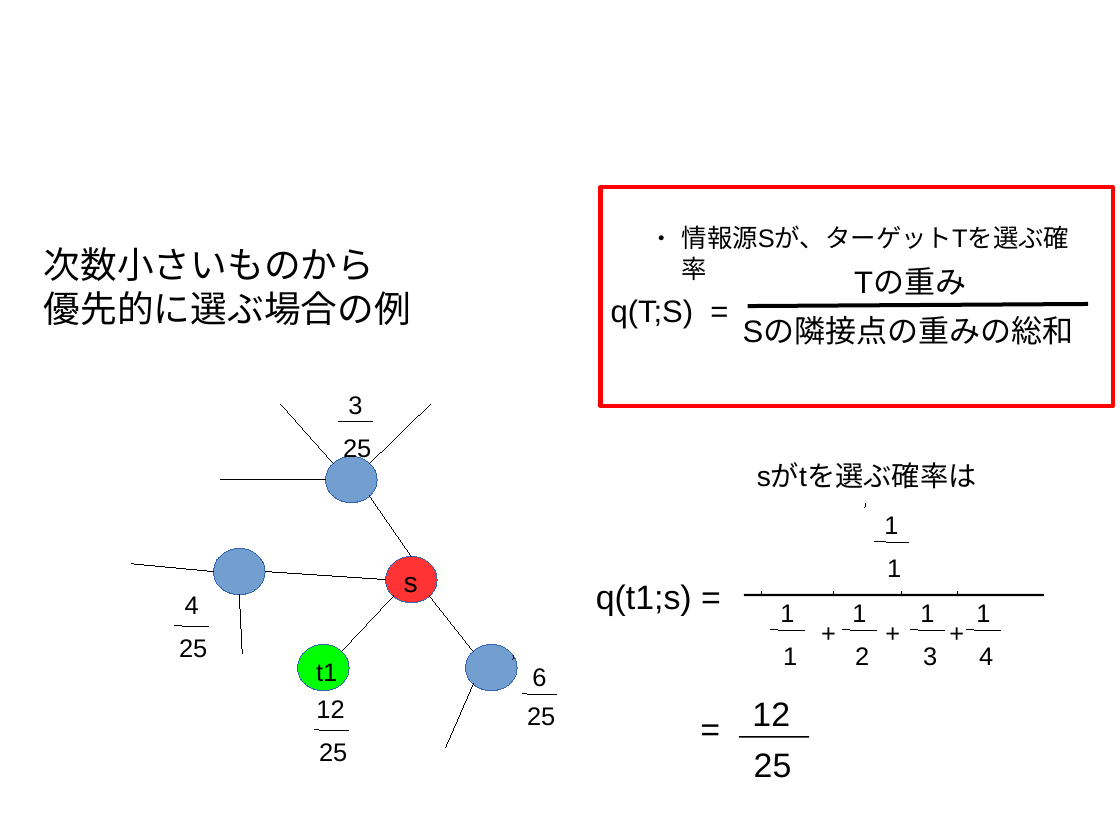
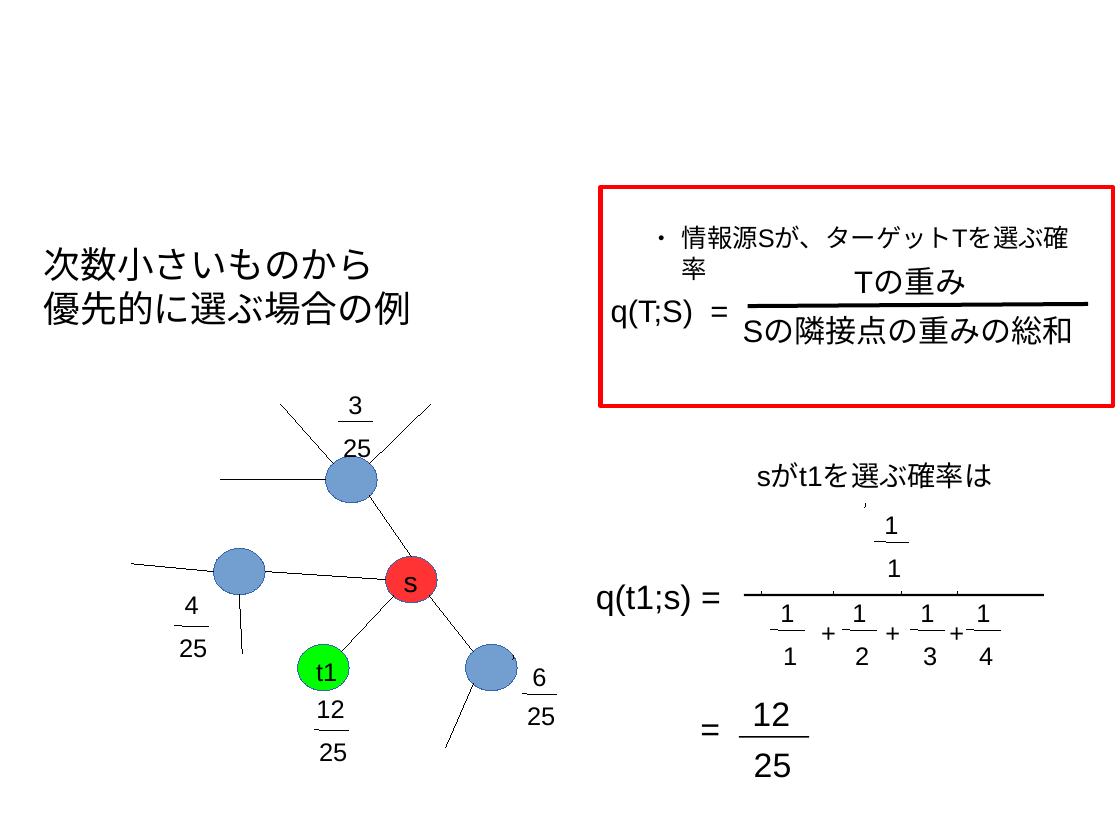
Before and after one commit to awesomest/NetWork_g-2015, a slide deck: slide 18 of 中間発表.odp. Drawn at 1120x840 pixels with LibreOffice and Linux fonts; fonts in the diff are those of the drawing; background and template pictures are left out. Boxes give left, top, right and bottom in pixels: in the first picture for what was removed or moved away, otherwise in the second. Text is boxed around its words. In the diff, an @@ line names an element or a change of style, - is before the commit and + after.

```diff
--- a/中間発表.odp
+++ b/中間発表.odp
@@ text at (757, 464, 993, 489): text changed @@
-sがtを選ぶ確率は
+sがt1を選ぶ確率は
```
Also in this commit, not shown: 5 other slides changed, 4 slides added, 1 other file.
